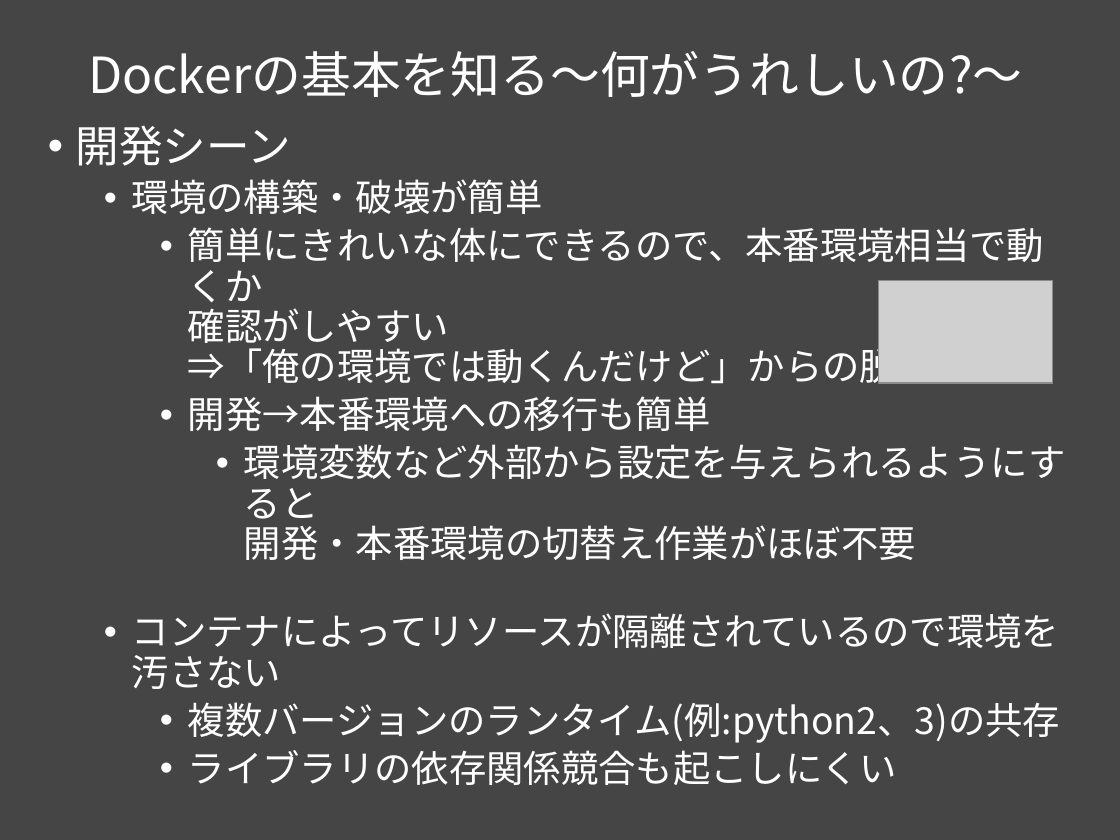
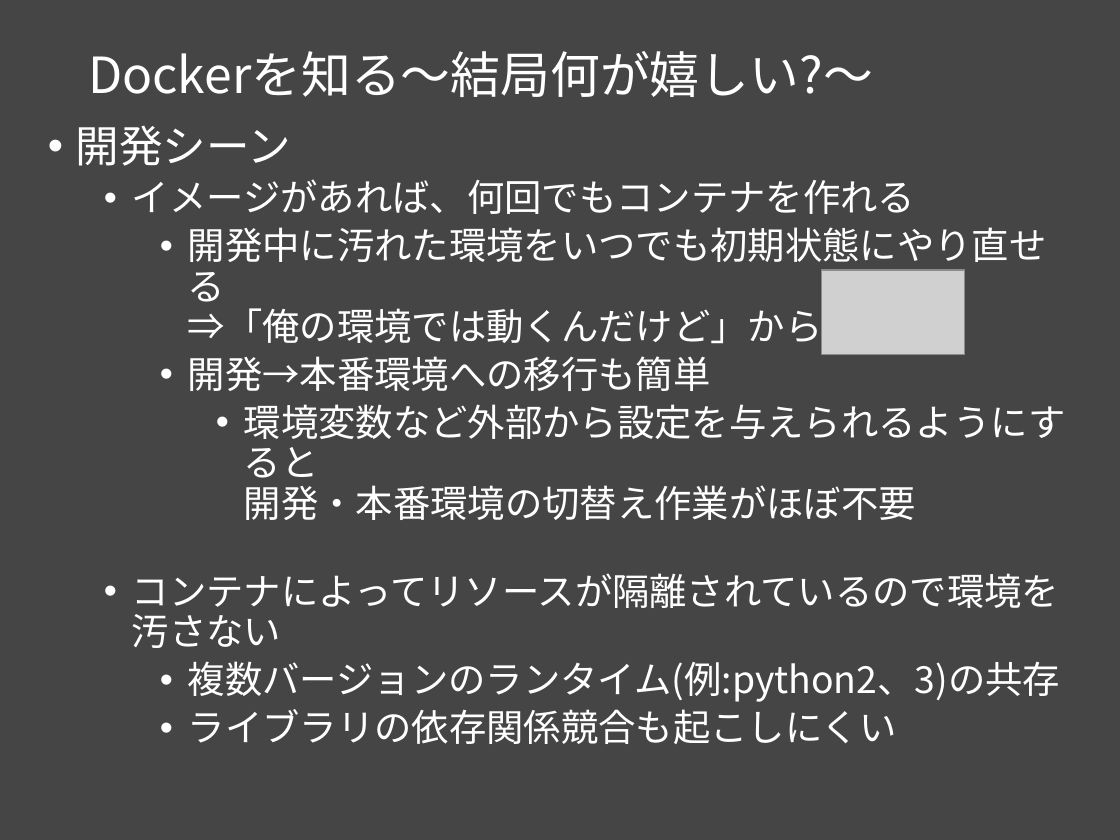
Before and after one commit to msntts/workshop_docker, a slide deck: slide 15 of docker勉強会Vol1.pptx (slide 6 before the commit). Drawn at 1120x840 pixels with LibreOffice and Linux fonts; fonts in the diff are those of the drawing; grey boxes stand for pictures. Boxes give left, top, right and bottom in pixels: in the first picture for what was removed or moved away, otherwise in the second. Text is boxed around its words. In the diff, an @@ line names an element or a change of style, - is before the commit and + after.

Commit message:
Dockerを知る完成

```diff
--- a/docker勉強会Vol1.pptx
+++ b/docker勉強会Vol1.pptx
@@ title at <box>88,51,873,97</box>: text changed @@
-Dockerの基本を知る～何がうれしいの?～
+Dockerを知る～結局何が嬉しい?～
@@ text at <box>132,179,1047,350</box>: text changed @@
-  • 環境の構築・破壊が簡単
-    • 簡単にきれいな体にできるので、本番環境相当で動くか
-      確認がしやすい
-      ⇒「俺の環境では動くんだけど」からの脱却
+  • イメージがあれば、何回でもコンテナを作れる
+    • 開発中に汚れた環境をいつでも初期状態にやり直せる
+      ⇒「俺の環境では動くんだけど」からの脱却
@@ picture: place and size @@
-picture at <box>879,281,1053,383</box>
+picture at <box>822,270,965,354</box>
```
Also in this commit, not shown: 8 other slides changed, 6 slides added, 1 slide removed.
